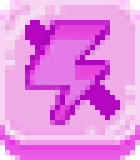
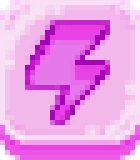
Layers edited between the first and the second 140px x 160px image:
removed layer "Layer 12" over [left=25, top=20, right=120, bottom=120]
painted on "Layer 11" over [left=5, top=5, right=135, bottom=135]
painted on "Layer 2" over [left=25, top=20, right=105, bottom=120]
painted on "Layer 10" over [left=0, top=0, right=140, bottom=145]
